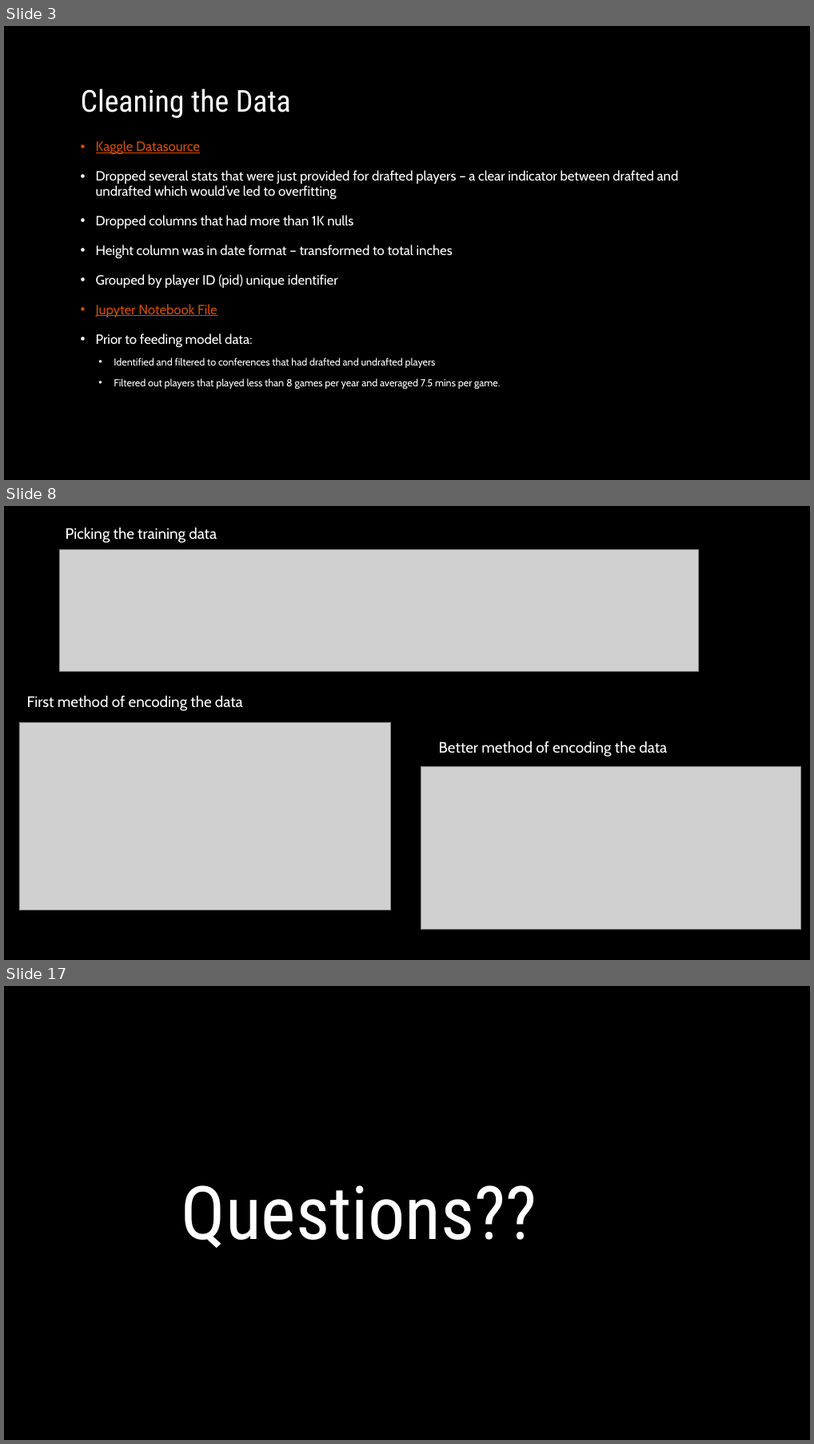
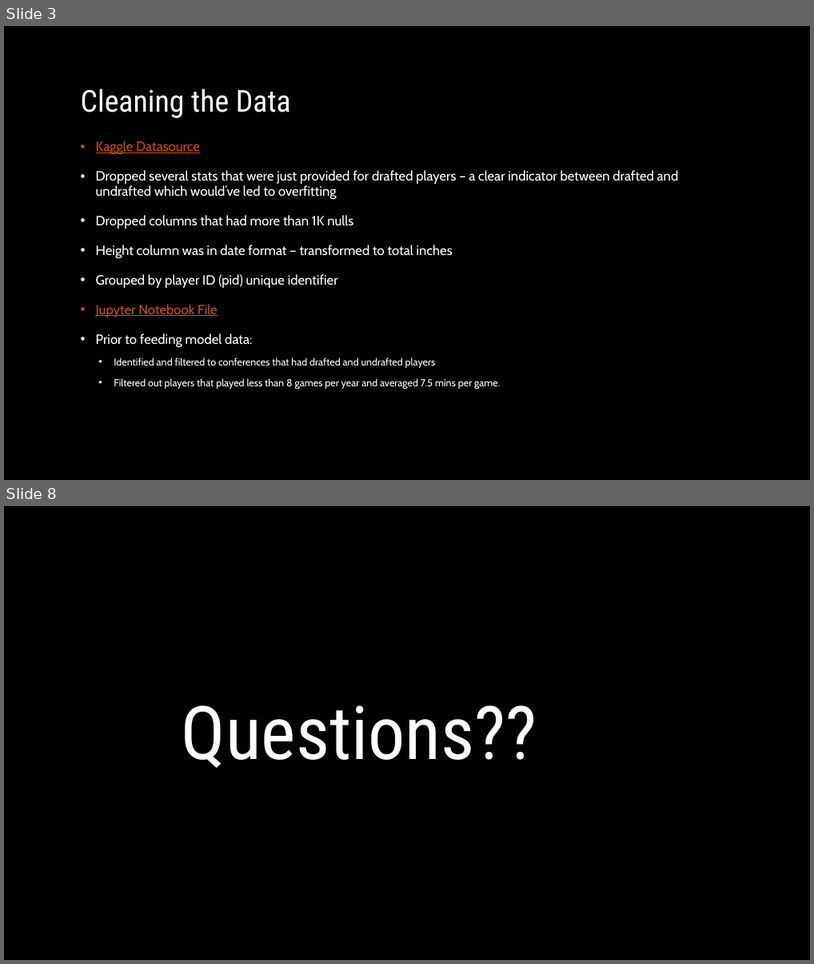
Before and after one commit to mleroseandrews/Making_the_NBA, a slide deck: Powerpoint.pptx. Shown one above the other, each under a label of ours: slides 3, 8 and 17 before the commit, slides 3 and 8 after it; the slides between them are not shown. The pictures are 814x1444 and 814x964 pixels, drawn with LibreOffice and Linux fonts; fonts in the diff are those of the drawing; grey boxes stand for pictures; background and template pictures are left out. Boxes give left, top, right and bottom in pixels: in the first picture for what was removed or moved away, otherwise in the second. Text is boxed around its words. In the diff, an @@ line names an element or a change of style, - is before the commit and + after.

```diff
--- a/Powerpoint.pptx
+++ b/Powerpoint.pptx
@@ slide 8 removed at box(4, 506, 810, 960), background picture (left out) @@
@@ text removed at box(66, 527, 217, 543) @@
-Picking the training data
@@ picture removed at box(60, 549, 698, 672) @@
@@ text removed at box(27, 695, 243, 711) @@
-First method of encoding the data
@@ picture removed at box(19, 722, 391, 909) @@
@@ text removed at box(439, 740, 667, 756) @@
-Better method of encoding the data
@@ picture removed at box(421, 766, 802, 929) @@
@@ what was slide 17 is now slide 8 @@
```
Also in this commit, not shown: 3 slides changed, 1 slide added, 9 other slides removed.
